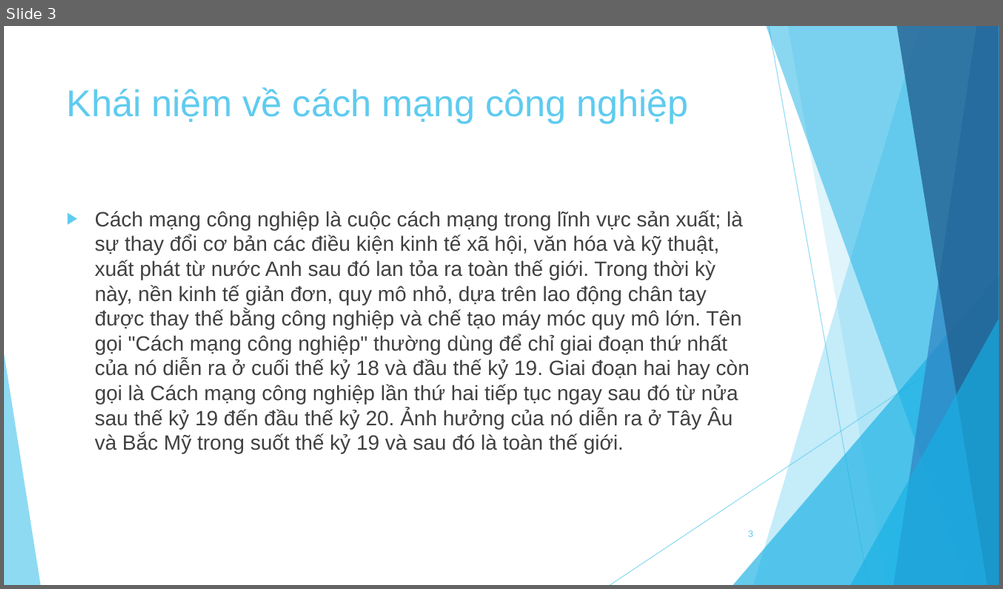
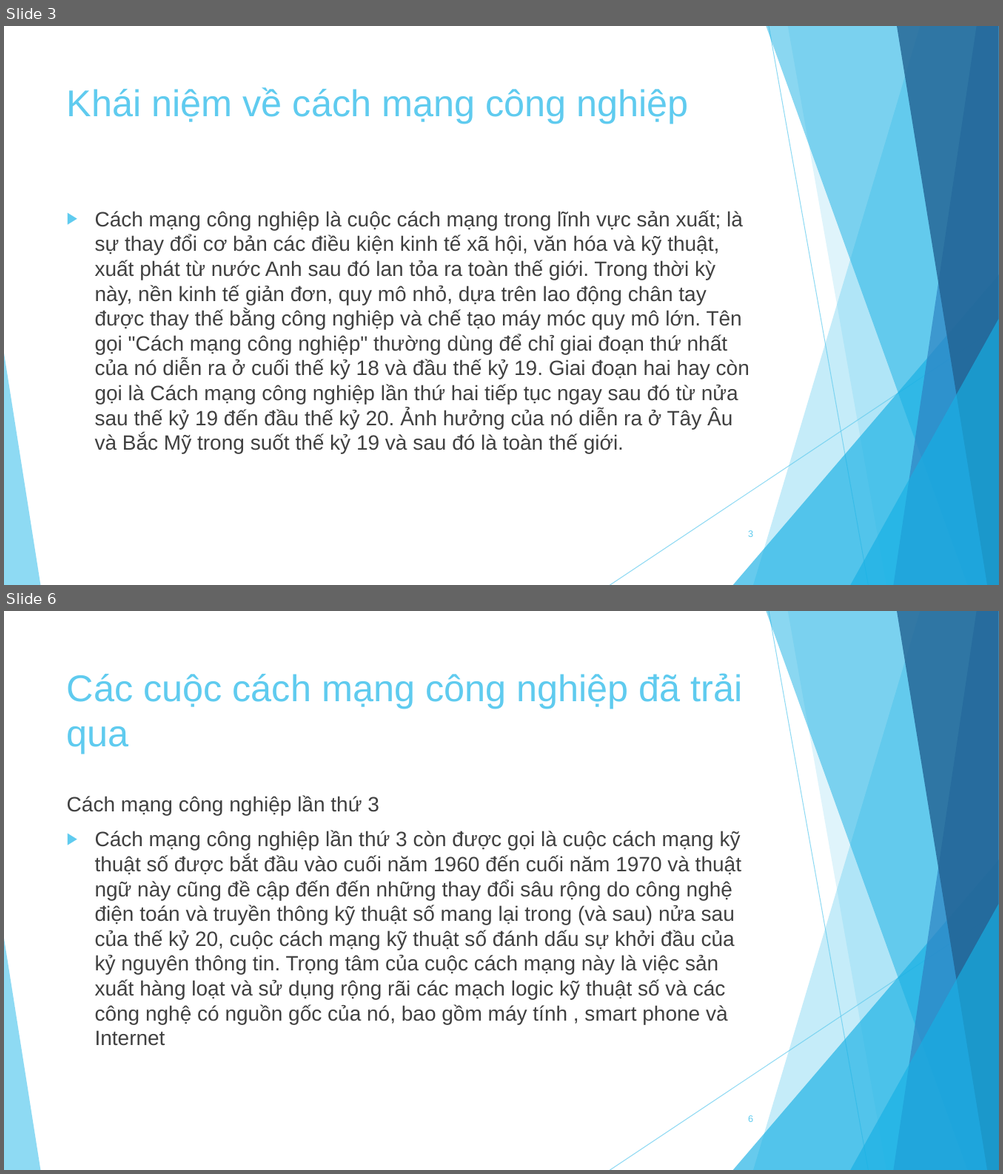
Before and after one commit to knst18ck2/KNST, a slide deck: Báo cáo.pptx. Shown one above the other, each under a label of ours: slide 3 before the commit, slides 3 and 6 after it; the slides between them are not shown. The pictures are 1003x589 and 1003x1174 pixels, drawn with LibreOffice and Linux fonts; fonts in the diff are those of the drawing. Boxes give left, top, right and bottom in pixels: in the first picture for what was removed or moved away, otherwise in the second. Text is boxed around its words. In the diff, an @@ line names an element or a change of style, - is before the commit and + after.

```diff
--- a/Báo cáo.pptx
+++ b/Báo cáo.pptx
@@ slide 6 added at (x1=4, y1=611, x2=999, y2=1170), background #FFFFFF; not listed: 10 template elements that a slide beside it also shows @@
@@ title added at (x1=67, y1=673, x2=743, y2=753), 36 pt, text #5FCBEF @@
+Các cuộc cách mạng công nghiệp đã trải qua
@@ text added at (x1=67, y1=795, x2=741, y2=1046), 20 pt, text #404040 @@
+Cách mạng công nghiệp lần thứ 3
+▶ Cách mạng công nghiệp lần thứ 3 còn được gọi là cuộc cách mạng kỹ thuật số được bắt đầu vào cuối năm 1960 đến cuối năm 1970 và thuật ngữ này cũng đề cập đến đến những thay đổi sâu rộng do công nghệ điện toán và truyền thông kỹ thuật số mang lại trong (và sau) nửa sau của thế kỷ 20, cuộc cách mạng kỹ thuật số đánh dấu sự khởi đầu của kỷ nguyên thông tin. Trọng tâm của cuộc cách mạng này là việc sản xuất hàng loạt và sử dụng rộng rãi các mạch logic kỹ thuật số và các công nghệ có nguồn gốc của nó, bao gồm máy tính , smart phone và Internet
@@ page number added at (x1=748, y1=1116, x2=753, y2=1122), 9 pt, text #5FCBEF @@
+6
```
Also in this commit, not shown: 2 slides changed, 2 other slides added.
